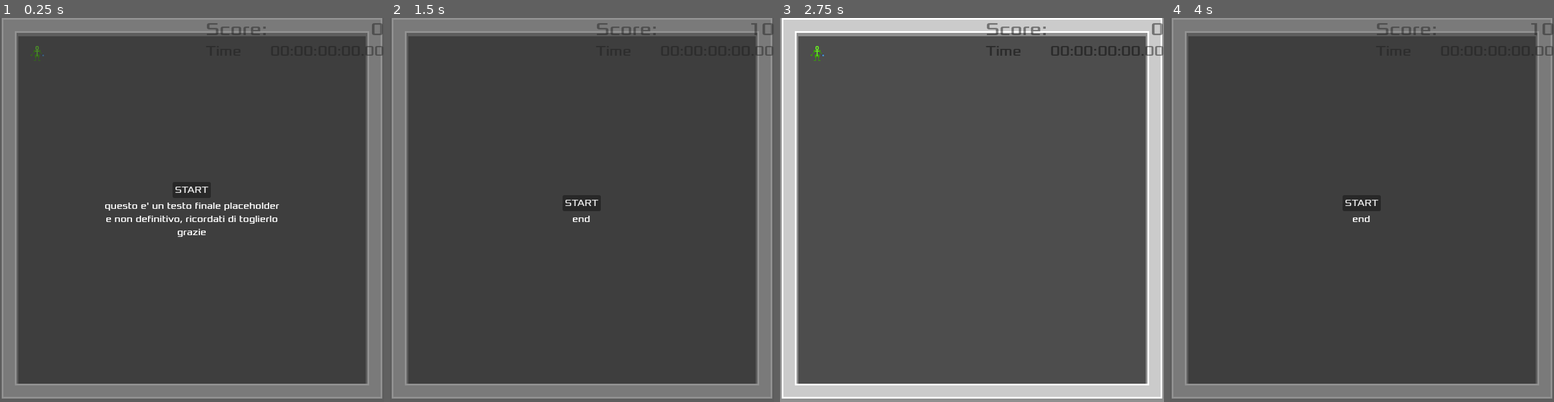
Above: before the commit, frames 1-4 (left to right).
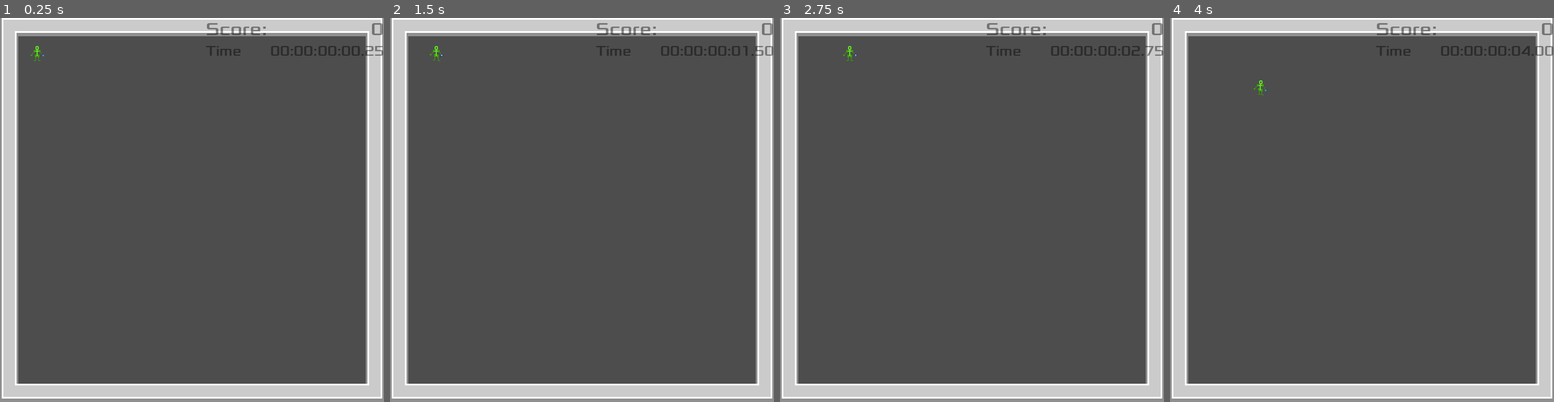
Above: after the commit, the same moments.

Repository: CrazyLegoMind/1h_jam_blank
Game: Godot game, scene res://scenes/main_game/main_game.tscn
Two runs of this game, one before a commit and one after it. Both use one fixed random seed, a clock stepped at 60 frames per second and the inputs below. The engine's default icon, where the game draws it, is replaced by a stand-in: a white triangle on a blue panel in a dark square.
Inputs (mouse positions are in pixels of both pictures, inside the frame that each line leads up to):
- Up to frame 1 (0.25 s): no input
- Up to frame 2 (1.5 s): click (582, 190) at 0.5 s, where only the run before the commit has a clickable "START"; tap Enter (ui_accept) at 1.25, 1.35 s; move the mouse to (666, 190) at 1.27 s; hold D (move_right) from 1.28 s (still down); click (666, 190) at 1.42 s
- Up to frame 3 (2.75 s): tap Enter (ui_accept) at 1.52, 1.82 s; release D (move_right) at 2 s; click (972, 202) at 2 s, where only the run before the commit has a clickable "START"
- Up to frame 4 (4 s): move the mouse to (1285, 229) at 2.77 s; hold S (move_down) 2.78-3.53 s; tap Enter (ui_accept) at 2.85, 3.02, 3.32, 3.6 s; move the mouse to (1400, 125) at 3.52 s; hold D (move_right) from 3.53 s (still down)

The runs differ from the first frame. In frame 1, 19% of the frame differs, in the area x 0-100%, y 0-100%; in frame 2, 19%; in frame 3, 0.1%; in frame 4, 19%.

Commit message:
removed hardcoded quit and game start

Diff:
--- a/scenes/main_game/main_game.gd
+++ b/scenes/main_game/main_game.gd
@@ -3,6 +3,7 @@
 @onready var game_map = %GameMap
 
 func _ready():
+	GlobalUtils.start_game_timer()
 	GlobalUtils.enemy_dead.connect(on_enemy_death)
 
 func on_enemy_death(type):
--- a/scenes/menus/menu_ui.tscn
+++ b/scenes/menus/menu_ui.tscn
@@ -58,6 +58,7 @@
 horizontal_alignment = 2
 
 [node name="PauseMenu" type="MarginContainer" parent="."]
+visible = false
 anchors_preset = 15
 anchor_right = 1.0
 anchor_bottom = 1.0
--- a/scenes/player/player.gd
+++ b/scenes/player/player.gd
@@ -8,11 +8,7 @@
 	GlobalUtils.player_spawned.emit(self)
 
 func _input(event):
-	if Input.is_action_just_pressed("ui_accept"):
-		GlobalUtils.add_score(10)
-		die()
-	if Input.is_action_just_pressed("ui_up"):
-		GlobalUtils.start_game_timer()
+	pass
 
 func _physics_process(delta):
 	movement_input = Vector2()
